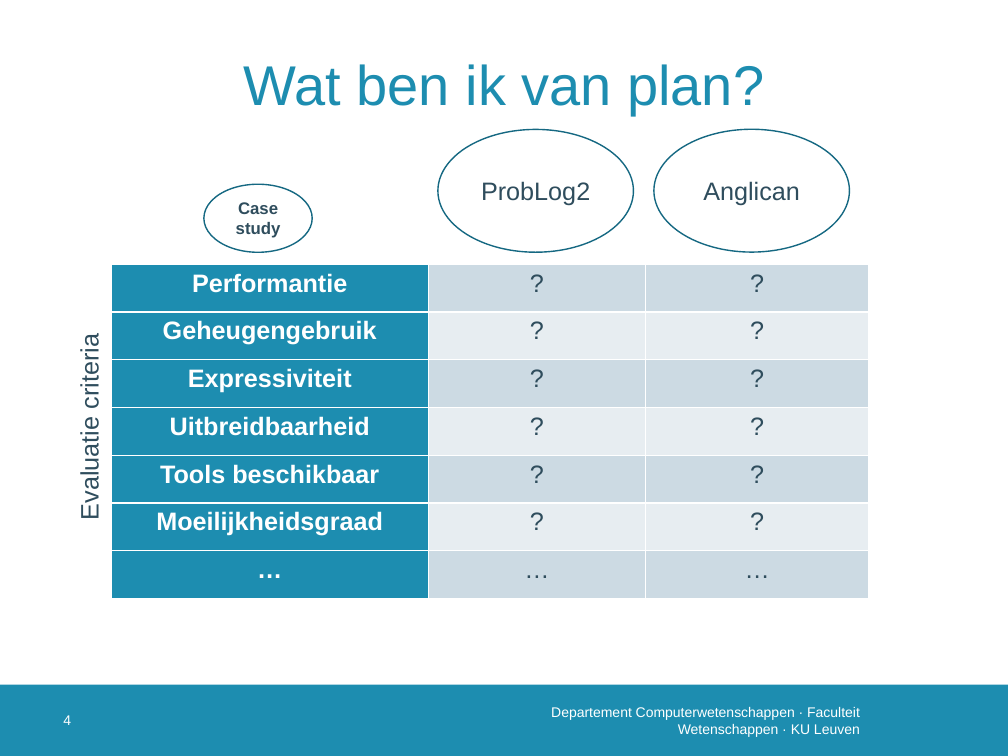
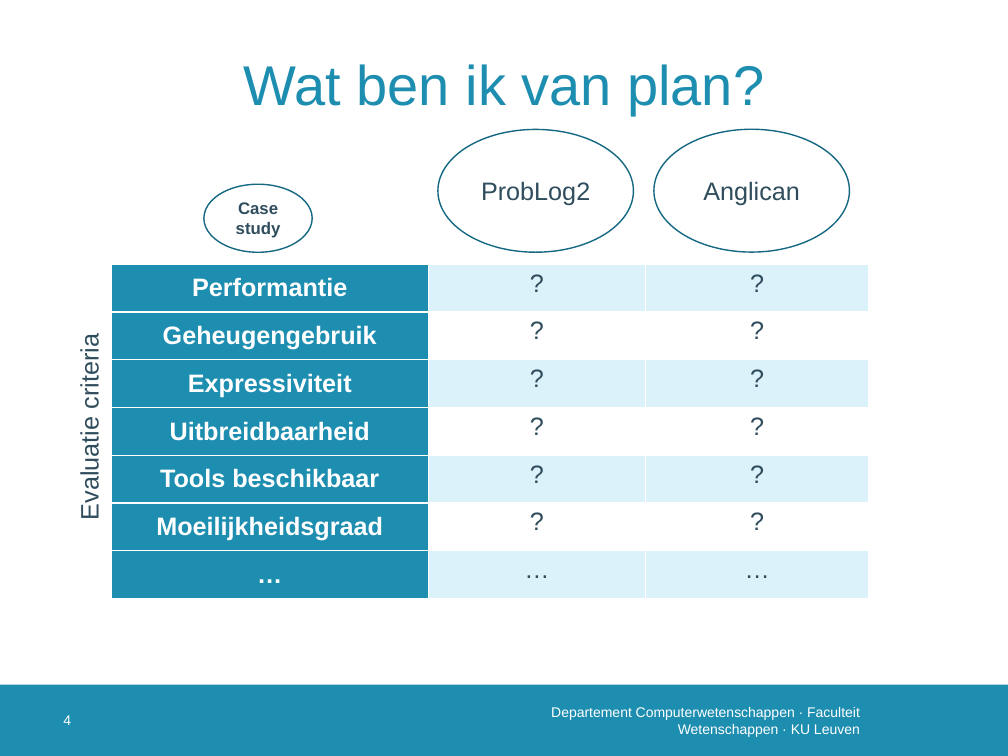
Before and after one commit to susverwimp/T208-Probabilistic-Programming-A-Case-Study, a slide deck: slide 5 of thesis/presentations/2 second/secondv2.pptx. Drawn at 1008x756 pixels with LibreOffice and Linux fonts; fonts in the diff are those of the drawing; background and template pictures are left out. Boxes give left, top, right and bottom in pixels: in the first picture for what was removed or moved away, otherwise in the second. Text is boxed around its words. In the diff, an @@ line names an element or a change of style, - is before the commit and + after.

```diff
--- a/thesis/presentations/2 second/secondv2.pptx
+++ b/thesis/presentations/2 second/secondv2.pptx
@@ table at (111,264,869,599) @@
@@ fill #CDDBE4 to #DCF2FB in 8 cells @@
@@ fill #E8EEF2 to #FFFFFF in 6 cells @@
```
Also in this commit, not shown: 1 other slide changed.
